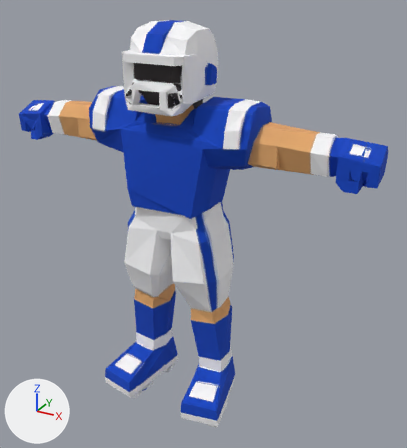
Renders of the glTF model characters/assets/base-medium.glb from each side of a commit.
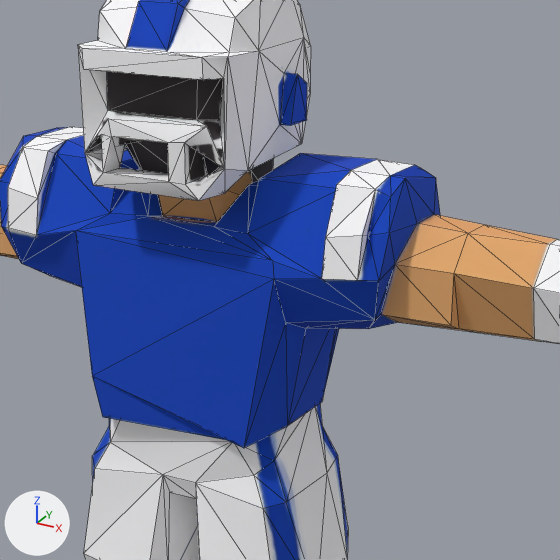
There are two pictures of each version: one whole from a camera (50 mm lens) standing at (1.292, -2.067, 2.023) and looking at (0.114, 0.075, 0.951), one close up on the part from 22% to 79% of the width and 7% to 59% of the height. The lights are fixed; the arrows at lower left show +X, +Y and +Z. The last two pictures show the newer version. The close-ups show mesh edges as thin lines. Vertices at exactly the same position are counted once.

In view in the first close-up: 'base_medium'.
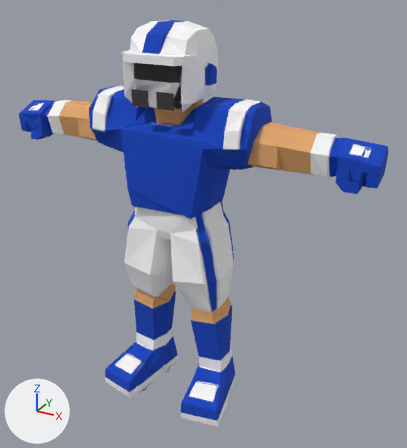
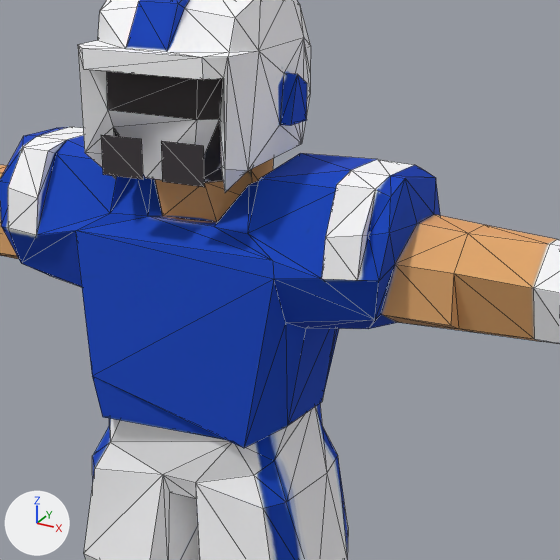
Boxes (x1, y1, x2, y2) around the edits, measured in the close-ups (560 x 560 px):
part 1 of me_base_medium, cut back
    before: (85, 110, 225, 201)
    after: (85, 110, 225, 191)
part 2 of me_base_medium, surface changed
    before: (86, 149, 273, 183)
    after: (85, 128, 273, 183)

Edits to the bpy script that builds the scene:
```text
Change me_base_medium:
    used by ob_base_medium; location = (0.0, 0.0, 0.0)
    remove me_base_medium.from_pydata(...)  # 610 vertices, 1230 faces; spans x -0.91..0.91, y -0.23..0.23, z 0.0..1.85
    add me_base_medium.from_pydata(...)  # 599 vertices, 1182 faces; spans x -0.91..0.91, y -0.23..0.23, z 0.0..1.85
    me_base_medium part 1
    19 vertices are removed from x -0.11..0.12, y -0.18..-0.12, z 1.51..1.63
    59 faces are deleted
    8 vertices are added at x -0.1..0.1, y -0.15, z 1.53..1.6
    11 new faces join them
    me_base_medium part 2: 13 kept faces spanning x -0.14..0.14, y -0.14..0.18, z 1.44..1.63 get new texture (UV) coordinates
```
